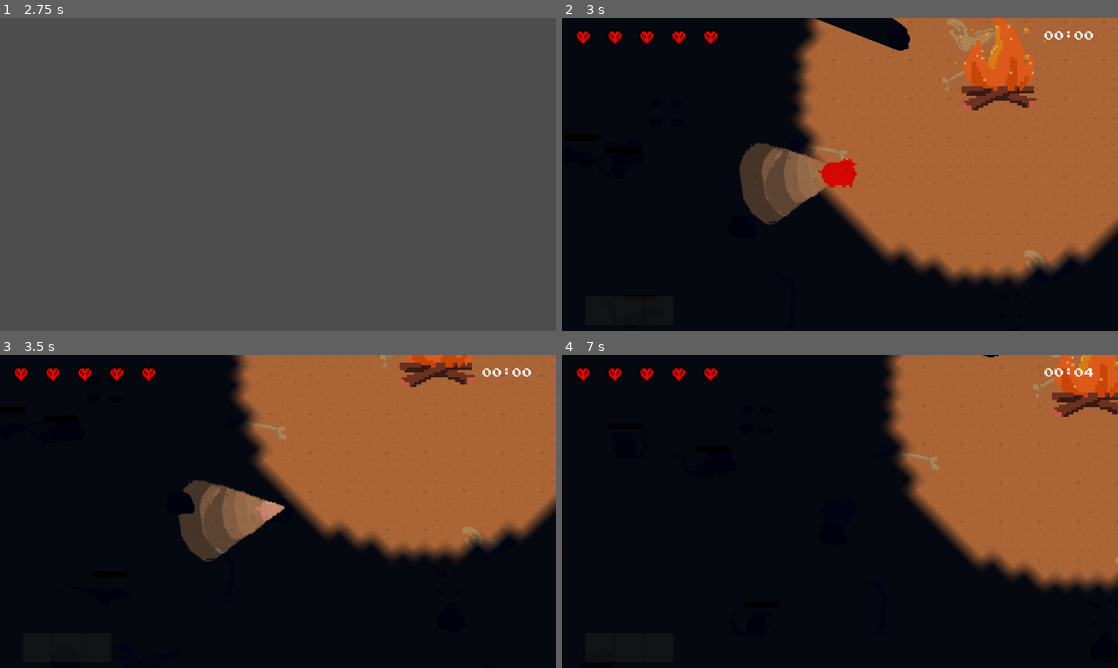
Above: before the commit, frames 1-4 (two rows, left to right).
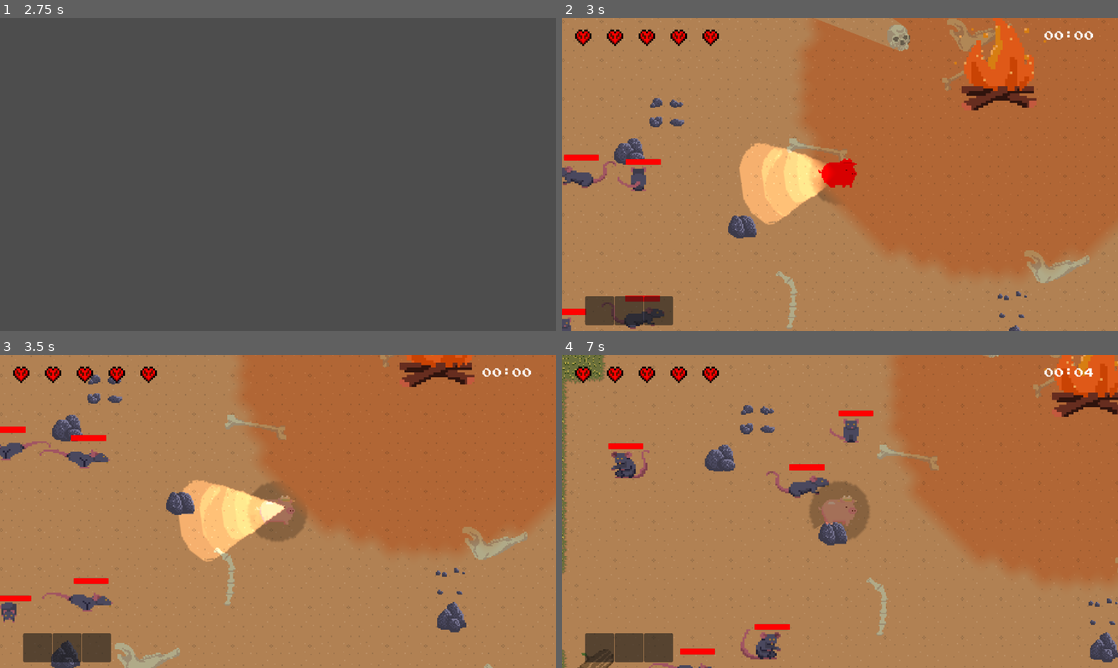
Above: after the commit, the same moments.

Repository: JasonLee4/MaizeRunnerGame
Game: Godot game, scene res://scenes/levels/main_menu.tscn
The game is run twice, just before and just after one commit, with the same random seed, the same clock (stepped at 60 frames per second) and the same inputs.
Inputs (mouse positions are in pixels of both pictures, inside the frame that each line leads up to):
- Up to frame 1 (2.75 s): click "Start" at 0.5 s; click "Main Level" at 1.25 s; tap Enter at 2 s; move the mouse to (400, 158) at 2.02 s; hold D (right) from 2.03 s (still down); hold F (advance_dialogue) from 2.03 s (still down)
- Up to frame 2 (3 s): tap Space (dash) at 2.75, 2.85 s; move the mouse to (728, 190) at 2.77 s; release D (right) at 2.78 s; release F (advance_dialogue) at 2.78 s; hold S (down) from 2.78 s (still down)
- Up to frame 3 (3.5 s): keep holding S (down)
- Up to frame 4 (7 s): move the mouse to (895, 442) at 3.52 s; release S (down) at 3.53 s; hold D (right) 3.53-4.28 s; hold Right mouse button (punch) 3.53-4.28 s; move the mouse to (812, 574) at 4.27 s; hold W (up) 4.28-5.03 s; tap Mouse wheel down (scroll_down) at 4.35 s; move the mouse to (1006, 558) at 5.02 s; hold Mouse wheel up (scroll_up) 5.03-5.78 s; hold A (left) 5.03-6.53 s; tap R (reload) at 5.65 s; move the mouse to (673, 464) at 5.77 s; click (673, 464) at 5.85 s; move the mouse to (867, 511) at 6.52 s; hold S (down) from 6.53 s (still down); hold F (advance_dialogue) from 6.53 s (still down)

Frame 1 is identical in both runs. In frame 2, 61% of the frame differs, in the area x 0-100%, y 0-100%; in frame 3, 71%; in frame 4, 76%.

Commit message:
key and added

Diff:
--- a/globals/globals.gd
+++ b/globals/globals.gd
@@ -46,9 +46,11 @@
 		if not lvl_start_time:
 			return "00:00"
 		if lvl_end_time:
-			return format_ts_to_str(cur_time - lvl_end_time)
+			return format_ts_to_str(lvl_end_time - lvl_start_time)
 		return format_ts_to_str(cur_time - lvl_start_time)
 
+
+### Helper functions ###
 func format_ts_to_str(timestamp):
 	# probably a better way to do this but wtv
 	var time_str = ""
--- a/scenes/characters/pig.tscn
+++ b/scenes/characters/pig.tscn
@@ -106,6 +106,8 @@
 [sub_resource type="CapsuleShape2D" id="CapsuleShape2D_w6u8y"]
 radius = 15.0
 
+[sub_resource type="CircleShape2D" id="CircleShape2D_a2be6"]
+
 [node name="Pig" type="CharacterBody2D"]
 collision_mask = 14
 script = ExtResource("1_hx4hr")
@@ -172,6 +174,22 @@
 one_shot = true
 
 [node name="state_dead" type="Node" parent="player_state_machine"]
+
+[node name="PointLight2D" type="PointLight2D" parent="."]
+light_mask = 2
+position = Vector2(1, 0)
+rotation = -0.774926
+scale = Vector2(2, 2)
+color = Color(1, 1, 1, 0.760784)
+blend_mode = 2
+shadow_enabled = true
+texture = ExtResource("4_ws5bl")
+
+[node name="Area2D" type="Area2D" parent="PointLight2D"]
+rotation = 0.774926
+
+[node name="CollisionShape2D" type="CollisionShape2D" parent="PointLight2D/Area2D"]
+shape = SubResource("CircleShape2D_a2be6")
 
 [node name="piglight" type="PointLight2D" parent="."]
 position = Vector2(1, 0)
--- a/scenes/dungeon_gen/dungeon_gen.gd
+++ b/scenes/dungeon_gen/dungeon_gen.gd
@@ -5,6 +5,7 @@
 var ui_scene = preload("res://scenes/ui/ui.tscn")
 var fireplace_scene = preload("res://scenes/objects/FirePlace.tscn")
 var wood_scene = preload("res://scenes/items/wood.tscn")
+var key_scene = preload("res://scenes/items/key.tscn")
 
 @onready var map = $TileMap
 @onready var camera
@@ -170,6 +171,11 @@
 			var fireplace = fireplace_scene.instantiate()
 			fireplace.global_position = spawn_pos
 			$Objects.add_child(fireplace)
+		elif room == end_room:
+			# spawn key in end room
+			var key = key_scene.instantiate()
+			key.global_position = spawn_pos
+			$Objects.add_child(key)
 		else:
 			# spawn wood
 			var wood = wood_scene.instantiate()
--- a/scenes/dungeon_gen/dungeon_gen.tscn
+++ b/scenes/dungeon_gen/dungeon_gen.tscn
@@ -23,4 +23,5 @@
 [node name="Objects" type="Node2D" parent="."]
 
 [node name="CanvasModulate" type="CanvasModulate" parent="."]
+visible = false
 color = Color(0.00392157, 0.0235294, 0.141176, 0.92549)
--- a/scenes/dungeon_gen/rooms/rect_room.tscn
+++ b/scenes/dungeon_gen/rooms/rect_room.tscn
@@ -3,10 +3,14 @@
 [ext_resource type="Script" path="res://scenes/dungeon_gen/rooms/rect_room.gd" id="1_ka32l"]
 
 [node name="RectRoom" type="RigidBody2D"]
+collision_layer = 32
+collision_mask = 32
 lock_rotation = true
 script = ExtResource("1_ka32l")
 
 [node name="CollisionShape2D" type="CollisionShape2D" parent="."]
+light_mask = 0
+visibility_layer = 0
 
 [node name="Label" type="Label" parent="."]
 offset_right = 40.0
--- /dev/null
+++ b/scenes/items/inventory/inv_items/key.tres
@@ -0,0 +1,9 @@
+[gd_resource type="Resource" script_class="Inv_Item" load_steps=3 format=3 uid="uid://b7agr8jacsdks"]
+
+[ext_resource type="Script" path="res://scenes/items/inventory/inv_items/InvItem.gd" id="1_hxn4x"]
+[ext_resource type="Texture2D" uid="uid://cbulik7y4qxal" path="res://assets/spritesheets/key.png" id="2_jnvqx"]
+
+[resource]
+script = ExtResource("1_hxn4x")
+name = "key"
+texture = ExtResource("2_jnvqx")
--- /dev/null
+++ b/scenes/items/key.gd
@@ -0,0 +1,11 @@
+extends Node2D
+
+@export var item: Inv_Item
+
+func _on_area_2d_body_entered(body):
+	if body.has_method("player"):
+		Globals.inv.insert(item)
+		queue_free()
+		print("GOT KEY INSIDE")
+	print("GOT KEY")
+	Globals.lvl_end.emit()
--- /dev/null
+++ b/scenes/items/key.tscn
@@ -0,0 +1,24 @@
+[gd_scene load_steps=5 format=3 uid="uid://cbv5dxydkhot"]
+
+[ext_resource type="Script" path="res://scenes/items/key.gd" id="1_vsmdi"]
+[ext_resource type="Resource" uid="uid://b7agr8jacsdks" path="res://scenes/items/inventory/inv_items/key.tres" id="2_o12oa"]
+[ext_resource type="Texture2D" uid="uid://cbulik7y4qxal" path="res://assets/spritesheets/key.png" id="3_r53bp"]
+
+[sub_resource type="CircleShape2D" id="CircleShape2D_5akms"]
+radius = 22.0227
+
+[node name="Key" type="Node2D"]
+scale = Vector2(0.7, 0.7)
+script = ExtResource("1_vsmdi")
+item = ExtResource("2_o12oa")
+
+[node name="Sprite2D" type="Sprite2D" parent="."]
+texture = ExtResource("3_r53bp")
+
+[node name="Area2D" type="Area2D" parent="."]
+collision_layer = 4
+
+[node name="CollisionShape2D" type="CollisionShape2D" parent="Area2D"]
+shape = SubResource("CircleShape2D_5akms")
+
+[connection signal="body_entered" from="Area2D" to="." method="_on_area_2d_body_entered"]
--- a/scenes/ui/ui.gd
+++ b/scenes/ui/ui.gd
@@ -13,6 +13,7 @@
 	Globals.inv.connect("update", update_inventory)
 	# level stats
 	Globals.connect("lvl_start", start_timer)
+	Globals.connect("lvl_end", stop_timer)
 
 func _process(delta):
 	if Globals.lvl_time:
@@ -31,3 +32,6 @@
 
 func start_timer():
 	Globals.lvl_start_time = Time.get_ticks_msec()
+
+func stop_timer():
+	Globals.lvl_end_time = Time.get_ticks_msec()
Binary file added: assets/spritesheets/key.png
Not shown, added: assets/spritesheets/key.png.import
Not shown: 1 places in scenes/characters/pig.tscn that only renumber resources
